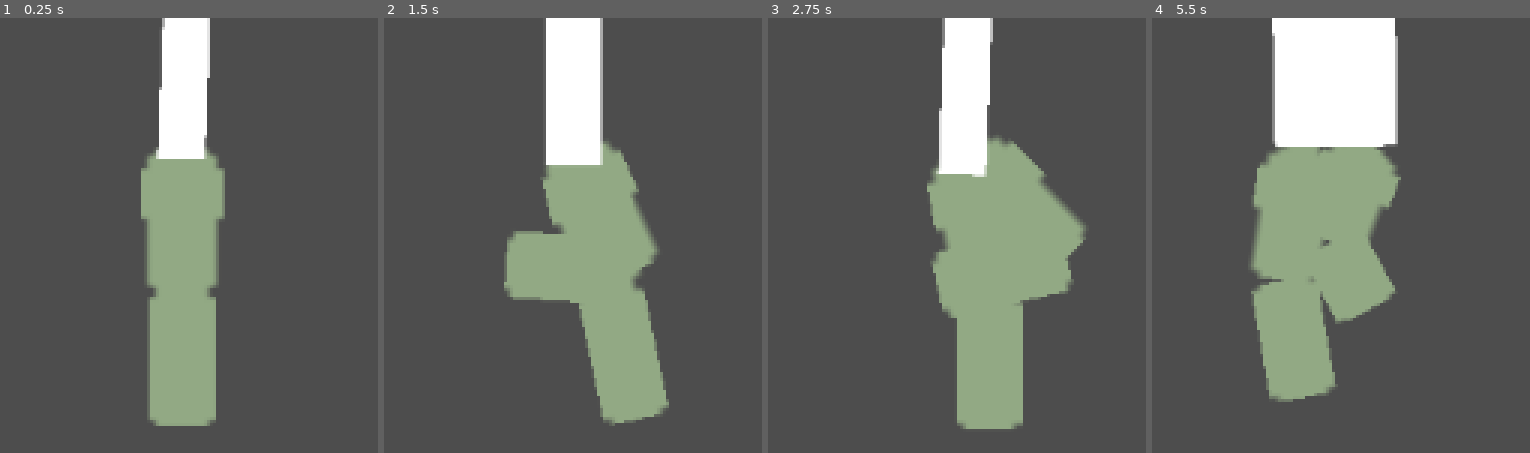
Above: before the commit, frames 1-4 (left to right).
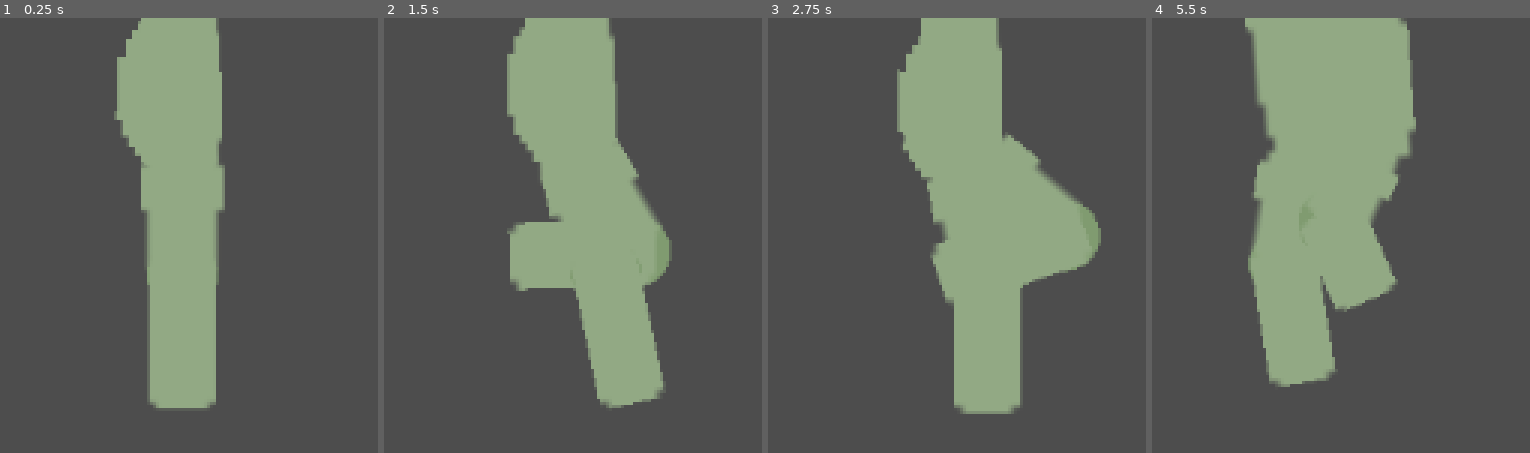
Above: after the commit, the same moments.

Repository: zbaker94/procedural-legs
Game: Godot game, scene res://main.tscn
The game is run twice, just before and just after one commit, with the same random seed, the same clock (stepped at 60 frames per second) and the same inputs.
Inputs:
- Up to frame 1 (0.25 s): no input
- Up to frame 2 (1.5 s): tap Enter at 0.5 s; hold Right (ui_right) 0.53-1.28 s; hold Down (ui_down) from 1.28 s (still down)
- Up to frame 3 (2.75 s): release Down (ui_down) at 2.03 s; hold Right (ui_right) from 2.03 s (still down)
- Up to frame 4 (5.5 s): release Right (ui_right) at 2.78 s; hold Up (ui_up) 2.78-3.53 s; hold Left (ui_left) 3.53-5.03 s; hold Down (ui_down) from 5.03 s (still down)

The runs differ from the first frame. In frame 1, 9.3% of the frame differs, in the area x 30-60%, y 0-94%; in frame 2, 12%; in frame 3, 12%; in frame 4, 15%, in the area x 24-70%, y 0-89%.

Commit message:
add more sprites and knee to bridge between thigh and calf

Diff:
--- /dev/null
+++ b/head.gd
@@ -0,0 +1,28 @@
+extends Node2D
+
+@export var character_root: CharacterRoot
+
+@export var bounce_amplitude: float = 2.0
+@export var wobble_degrees: float = 2.0
+
+func _ready() -> void:
+	if character_root == null or not character_root is CharacterRoot:
+		push_error("Torso must have a valid CharacterRoot assigned.")
+
+func _physics_process(_delta: float) -> void:
+	var angle_deg: float
+	if character_root and "facing_degrees" in character_root:
+		angle_deg = character_root.facing_degrees
+	else:
+		return
+	var angle_rad = deg_to_rad(angle_deg)
+	var facing_vec = Vector2.RIGHT.rotated(angle_rad)
+	var x_comp = abs(facing_vec.x)
+
+	# Add bounce and rotation based on motion counter
+	if character_root and "motion_counter_degrees" in character_root:
+		var bounce_phase = deg_to_rad(character_root.motion_counter_degrees + 80) * 2.0
+		var rotation_phase = deg_to_rad(character_root.motion_counter_degrees + 80)
+		var bounce = sin(bounce_phase) * bounce_amplitude
+		position.y = bounce
+		rotation = sin(rotation_phase) * deg_to_rad(wobble_degrees)
--- a/leg.gd
+++ b/leg.gd
@@ -81,11 +81,17 @@
 @export_group("Sprites")
 @export var thigh_sprite: Texture2D
 @export var calf_sprite: Texture2D
-
 # Orientation: "left-right" or "top-bottom"
 enum SpriteOrientation { LEFT_RIGHT, TOP_BOTTOM }
 @export var thigh_orientation: SpriteOrientation = SpriteOrientation.LEFT_RIGHT
 @export var calf_orientation: SpriteOrientation = SpriteOrientation.LEFT_RIGHT
+
+@export var knee_color: Color
+@export var knee_radius: float = KNEE_RADIUS
+
+@export_subgroup("Offsets")
+@export var thigh_sprite_origin: Vector2 = Vector2.ZERO
+@export var calf_sprite_origin: Vector2 = Vector2.ZERO
 
 
 var legs_root:LegsRoot
@@ -205,7 +211,7 @@
 	if debug_labels:
 		_draw_labels()
 
-func _draw_bone_sprite(tex: Texture2D, A_global: Vector2, B_global: Vector2, orientation: SpriteOrientation) -> void:
+func _draw_bone_sprite(tex: Texture2D, A_global: Vector2, B_global: Vector2, orientation: SpriteOrientation, origin_offset: Vector2) -> void:
 	if tex == null:
 		return
 
@@ -222,23 +228,33 @@
 
 	var along_x := (orientation == SpriteOrientation.LEFT_RIGHT)
 
+	var pivot_to_end: float = (size.x - origin_offset.x) if along_x else (size.y - origin_offset.y)
+
+	if pivot_to_end <= 0.0001:
+		return
+
+	var scale_factor: float = L / pivot_to_end
+
 	var bone_scale: Vector2
 	if along_x:
-		bone_scale = Vector2(L / size.x, 1.0)
+		bone_scale = Vector2(scale_factor, 1.0)
 	else:
-		bone_scale = Vector2(1.0, L / size.y)
+		bone_scale = Vector2(1.0, scale_factor)
 
 	var rot = angle
 	if not along_x:
 		rot -= PI/2
 
+	# Base offset centers sprite on the bone start
 	var tex_offset = Vector2.ZERO
 	if along_x:
 		tex_offset = Vector2(0, -size.y * 0.5)
 	else:
 		tex_offset = Vector2(-size.x * 0.5, 0)
 
-	# ✅ Build transform in correct order: Scale → Rotate → Translate
+	tex_offset += -origin_offset
+
+	# ✅ Scale → Rotate → Translate
 	var xform = Transform2D()
 	xform = xform.scaled(bone_scale)
 	xform = xform.rotated(rot)
@@ -253,13 +269,16 @@
 		draw_circle(B, 3, Color.CYAN)
 
 func _draw_leg_sprites() -> void:
+	# Knee
+	draw_circle(to_local(knee_position), knee_radius, knee_color)
 	# --- THIGH ---
 	if thigh_sprite:
 		_draw_bone_sprite(
 			thigh_sprite,
 			hip_position,
 			knee_position,
-			thigh_orientation
+			thigh_orientation,
+			thigh_sprite_origin
 		)
 
 	# --- CALF ---
@@ -268,7 +287,8 @@
 			calf_sprite,
 			knee_position,
 			foot_position,
-			calf_orientation
+			calf_orientation,
+			calf_sprite_origin
 		)
 
 
--- a/main.tscn
+++ b/main.tscn
@@ -6,10 +6,14 @@
 [ext_resource type="Script" uid="uid://brvr03nxsa5nd" path="res://leg.gd" id="1_ig7tw"]
 [ext_resource type="Script" uid="uid://bdxkaqcgbrkce" path="res://character_facing.gd" id="1_lquwl"]
 [ext_resource type="Script" uid="uid://doqngkyrl1o8n" path="res://legs_root.gd" id="2_1bvp3"]
+[ext_resource type="Texture2D" uid="uid://dkjbtalmg1lbi" path="res://head.png" id="5_dg77c"]
+[ext_resource type="Script" uid="uid://groeboi655q3" path="res://head.gd" id="5_ycdy4"]
 [ext_resource type="Texture2D" uid="uid://dridd6c5o8yjj" path="res://thigh.png" id="7_4c57u"]
 [ext_resource type="Script" uid="uid://7vew8lfqljms" path="res://torso.gd" id="7_272bh"]
 [ext_resource type="Script" uid="uid://c14qgam1c101g" path="res://hip.gd" id="8_5vw27"]
 [ext_resource type="Texture2D" uid="uid://431tu2lcptoj" path="res://calf.png" id="8_efxa6"]
+[ext_resource type="Texture2D" uid="uid://dbkphry7gadsf" path="res://torso.png" id="10_efxa6"]
+[ext_resource type="Texture2D" uid="uid://ciy61j4v5pat0" path="res://belly.png" id="13_w48qg"]
 
 [sub_resource type="Curve" id="Curve_ig7tw"]
 _limits = [0.0, 0.9630577, 0.0, 2.5]
@@ -54,6 +58,22 @@
 script = ExtResource("1_h2yge")
 character_bus = NodePath("../CharacterBus")
 
+[node name="Head" type="Node2D" parent="CharacterLocomotion/CharacterRoot" node_paths=PackedStringArray("character_root")]
+script = ExtResource("5_ycdy4")
+character_root = NodePath("..")
+
+[node name="Sprite" type="Sprite2D" parent="CharacterLocomotion/CharacterRoot/Head"]
+position = Vector2(-3.44, -31.28)
+rotation = -0.038397245
+texture = ExtResource("5_dg77c")
+
+[node name="Belly" type="Sprite2D" parent="CharacterLocomotion/CharacterRoot/Head"]
+texture_filter = 1
+position = Vector2(-2.95, -7)
+rotation = 1.5707964
+scale = Vector2(1.07, 0.78)
+texture = ExtResource("13_w48qg")
+
 [node name="Legs" type="Node2D" parent="CharacterLocomotion/CharacterRoot"]
 script = ExtResource("2_1bvp3")
 
@@ -61,7 +81,7 @@
 position = Vector2(-2, 0)
 script = ExtResource("1_ig7tw")
 hip = NodePath("../../LHip")
-thigh_length = 18.0
+thigh_length = 16.0
 calf_length = 16.0
 phase_offset_degrees = 180.0
 gait_factor = 0.7
@@ -73,12 +93,15 @@
 calf_sprite = ExtResource("8_efxa6")
 thigh_orientation = 1
 calf_orientation = 1
+knee_color = Color(0.5019608, 0.60784316, 0.4392157, 1)
+knee_radius = 4.24
+calf_sprite_origin = Vector2(0, 2.98)
 
 [node name="RLeg" type="Node2D" parent="CharacterLocomotion/CharacterRoot/Legs" node_paths=PackedStringArray("hip")]
 position = Vector2(2, 0)
 script = ExtResource("1_ig7tw")
 hip = NodePath("../../RHip")
-thigh_length = 18.0
+thigh_length = 16.0
 calf_length = 16.0
 gait_factor = 0.7
 stride_amplitude_curve = SubResource("Curve_ig7tw")
@@ -89,13 +112,24 @@
 calf_sprite = ExtResource("8_efxa6")
 thigh_orientation = 1
 calf_orientation = 1
+knee_color = Color(0.5019608, 0.60784316, 0.4392157, 1)
+knee_radius = 4.24
+calf_sprite_origin = Vector2(0, 2.98)
 
 [node name="Torso" type="Node2D" parent="CharacterLocomotion/CharacterRoot" node_paths=PackedStringArray("character_root")]
 script = ExtResource("7_272bh")
 character_root = NodePath("..")
-min_x_scale = 0.3
+min_x_scale = 0.4
+bounce_amplitude = 1.5
+wobble_degrees = 1.1
+debug_draw = false
 torso_width = 19.0
 torso_height = 30.0
+
+[node name="Sprite" type="Sprite2D" parent="CharacterLocomotion/CharacterRoot/Torso"]
+rotation = -0.07679449
+texture = ExtResource("10_efxa6")
+offset = Vector2(-0.22, -8.93)
 
 [node name="LHip" type="Node2D" parent="CharacterLocomotion/CharacterRoot" node_paths=PackedStringArray("character_root")]
 position = Vector2(-6, 0)
Binary file added: belly.png
Not shown, added: belly.png.import
Not shown, added: head.gd.uid
Binary file added: head.png
Not shown, added: head.png.import
Not shown: 1 places in main.tscn that only renumber resources
Binary file added: torso.png
Not shown, added: torso.png.import
